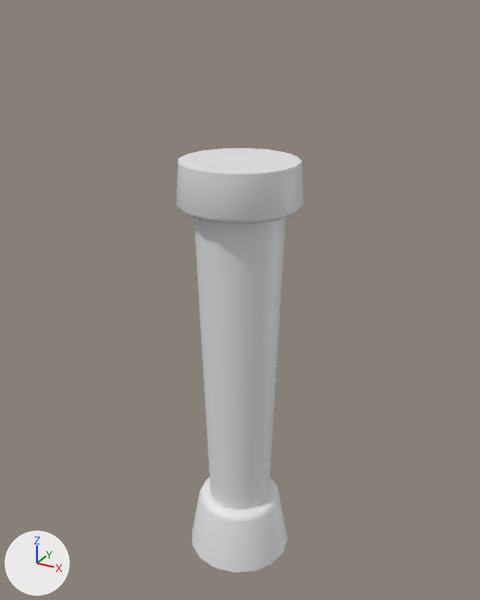
A saved change to the FBX model Assets/Art/Environment/Meshes/SM_Pillar_02.fbx.
Both versions are drawn from a 50 mm camera at (2.65, -4.82, 5.15) aimed at (-0.04, 0.08, 2.7). Lighting does not change. The marker at lower left points along +X, +Y and +Z. Where no turn or scale is listed for an object, it has been applied to the vertices.

The first picture shows 'SM_Pillar_02'.
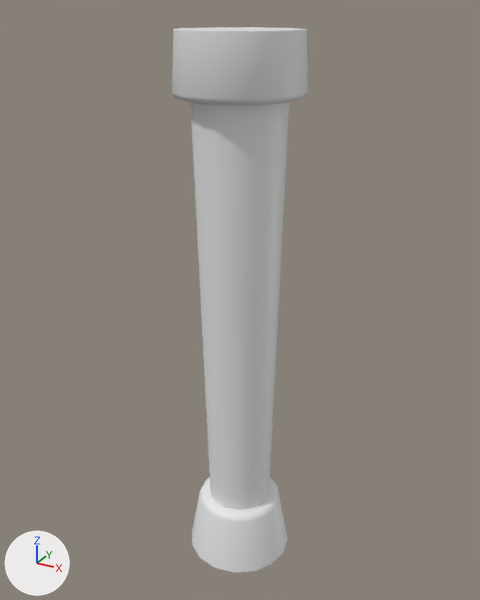
Changed parts and their boxes [x1, y1, x2, y2] in the pictures (480 x 600 px; the box of a moved part takes in the faces that stretch with it):
'SM_Pillar_02', reshaped (8% wider, 28% taller): before [177, 148, 303, 573]; after [172, 27, 308, 573]
part 1 of me_cylinder_001, moved or reshaped: before [177, 204, 303, 428]; after [173, 91, 308, 428]
part 2 of me_cylinder_001, moved or reshaped: before [177, 148, 303, 220]; after [172, 27, 308, 99]

Diff of the bpy script that builds the scene:
```diff
--- a/Assets/Art/Environment/Meshes/SM_Pillar_02.fbx.py
+++ b/Assets/Art/Environment/Meshes/SM_Pillar_02.fbx.py
@@ me_cylinder_001 @@
 me_cylinder_001.from_pydata(...)  # 160 vertices, 160 faces; spans x -0.54..0.54, y -0.54..0.54, z 0.0..4.0
 # used by ob_sm_pillar_02; location = (0.0, 0.0, 0.0)
+# me_cylinder_001 part 1: all 64 vertices in x -0.54..0.54, y -0.54..0.54, z 3.59..3.65 are moved by (0.0, 0.0, 0.9)
+# me_cylinder_001 part 2: all 16 vertices in x -0.51..0.51, y -0.51..0.51, z 4.0 are moved by (0.0, 0.0, 1.0)
```
